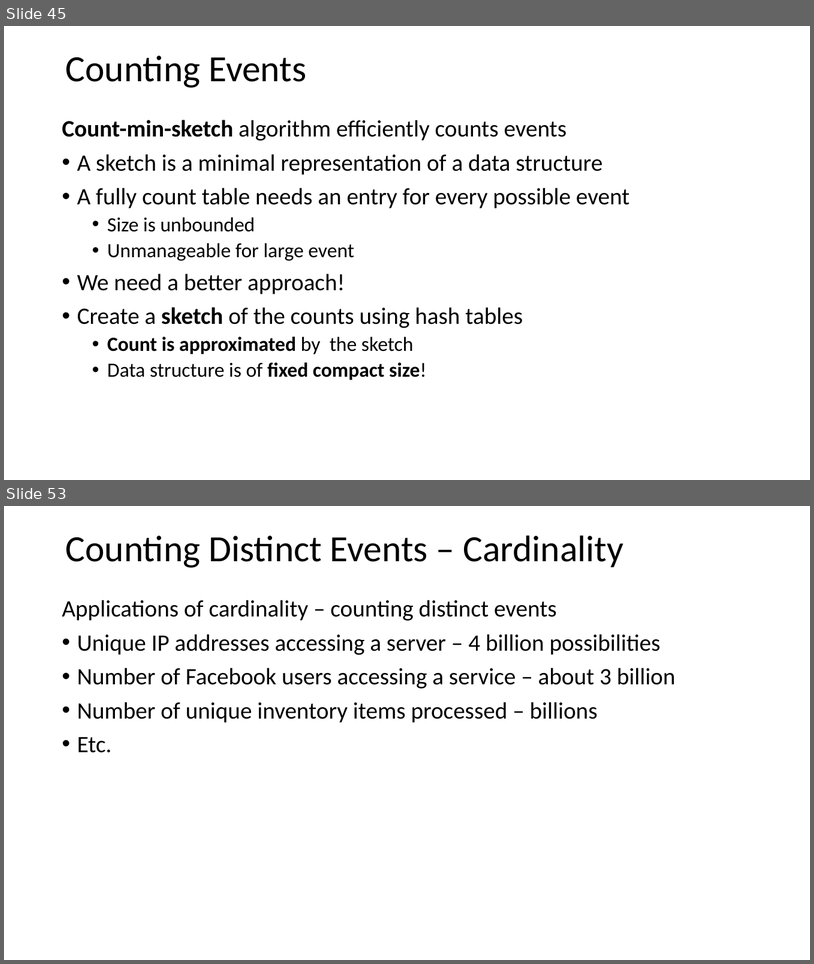
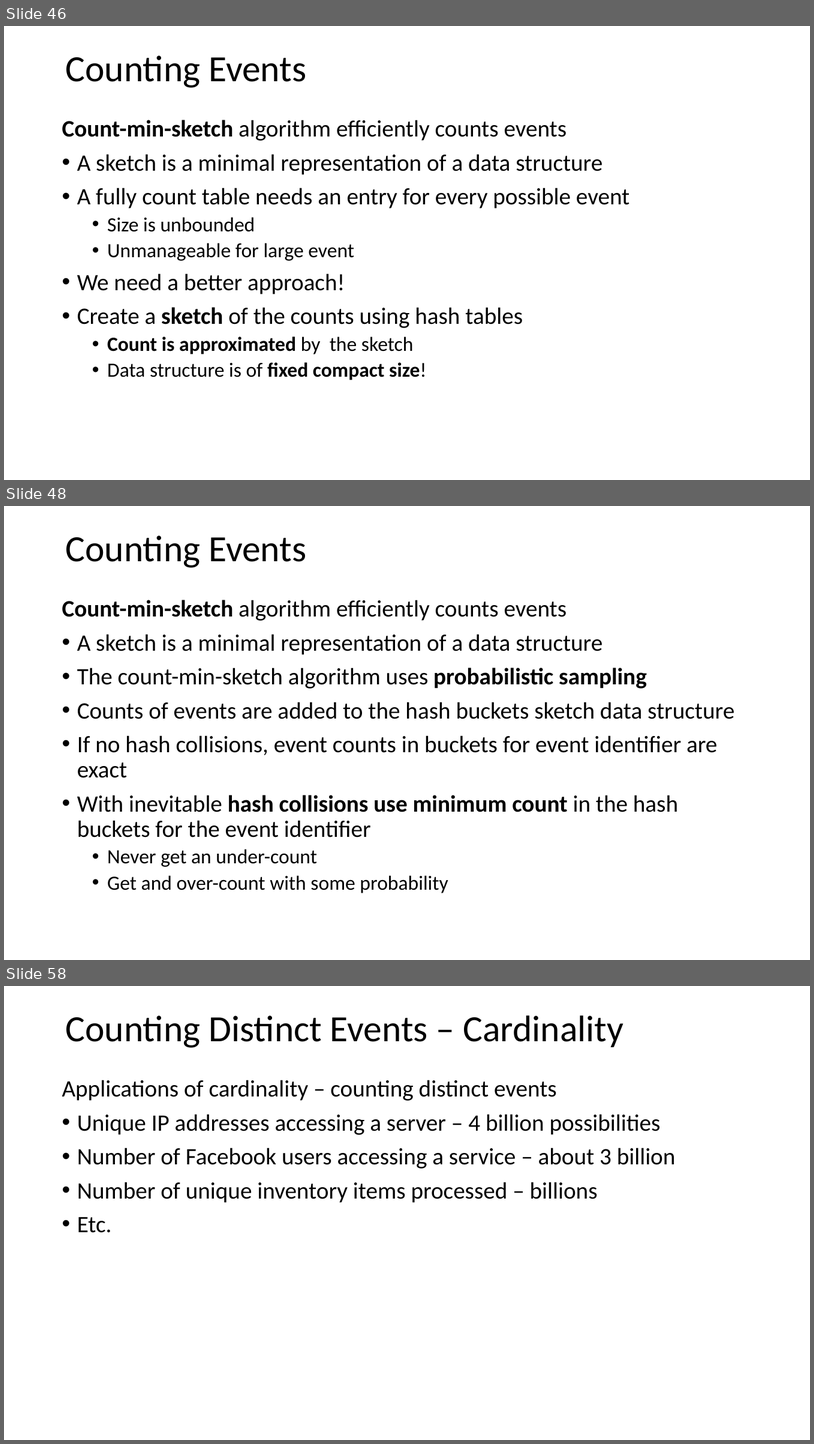
Before and after one commit to StephenElston/CSCI-E-108, a slide deck: slides/3_StreamingAnalytics.pptx. Shown one above the other, each under a label of ours: slides 45 and 53 before the commit, slides 46, 48 and 58 after it; the slides between them are not shown. The pictures are 814x964 and 814x1444 pixels, drawn with LibreOffice and Linux fonts; fonts in the diff are those of the drawing. Boxes give left, top, right and bottom in pixels: in the first picture for what was removed or moved away, otherwise in the second. Text is boxed around its words. In the diff, an @@ line names an element or a change of style, - is before the commit and + after.

Commit message:
Added error analysis for count min sketch and improved demo slides

```diff
--- a/slides/3_StreamingAnalytics.pptx
+++ b/slides/3_StreamingAnalytics.pptx
@@ slide 48 added at <box>4,506,810,960</box>, background #FFFFFF @@
@@ text added at <box>65,535,306,568</box>, 44 pt, text #000000 @@
+Counting Events
@@ text added at <box>62,600,735,893</box>, 28 pt, text #000000 @@
+Count-min-sketch algorithm efficiently counts events
+• A sketch is a minimal representation of a data structure
+• The count-min-sketch algorithm uses probabilistic sampling
+• Counts of events are added to the hash buckets sketch data structure
+• If no hash collisions, event counts in buckets for event identifier are exact
+• With inevitable hash collisions use minimum count in the hash buckets for the event identifier
+  • Never get an under-count
+  • Get and over-count with some probability
@@ what was slide 45 is now slide 46 @@
@@ what was slide 53 is now slide 58 @@
```
Also in this commit, not shown: 8 slides changed, 4 other slides added.
